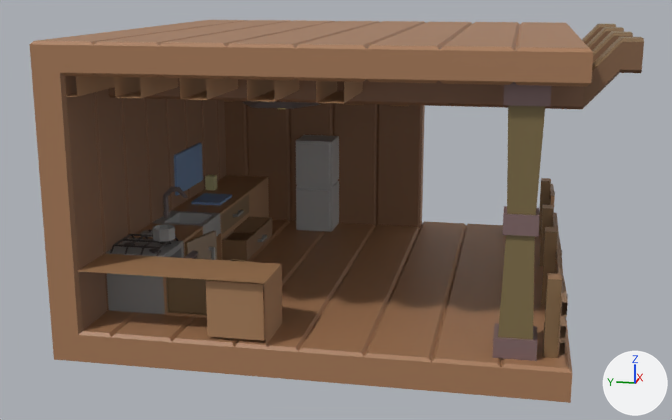
The FBX model Assets/3DModels/Buildings/Productions/Kitchen/Kitchen_Level_01_StraightRight.fbx, before and after one commit.
Rendered twice from a camera (50 mm lens) standing at (-16.72, -3.13, 5.85) and looking at (-0.31, 0.16, 1.75). Lighting does not change. The marker at lower right points along +X, +Y and +Z. The first picture is the older version. Where no turn or scale is listed for an object, it has been applied to the vertices. Vertices at exactly the same position are counted once.

In view in the first picture: 'Kitchen_Level_01_StraightRight'.
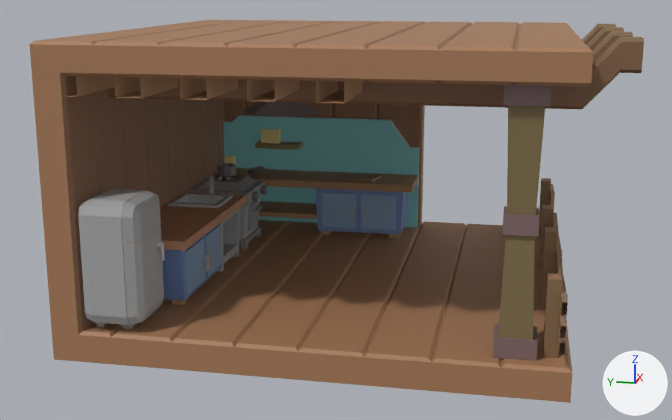
Where the newer file only moved an object's origin or applied its transform, the numbers keep the older frame.

Patch to the scene script:
```diff
--- a/Assets/3DModels/Buildings/Productions/Kitchen/Kitchen_Level_01_StraightRight.fbx.py
+++ b/Assets/3DModels/Buildings/Productions/Kitchen/Kitchen_Level_01_StraightRight.fbx.py
@@ me_cube_035 @@
 # used by ob_kitchen_level_01_straightright; location = (0.0, 0.0, 0.0)
-me_cube_035.from_pydata(...)  # 1815 vertices, 1624 faces; spans x -4.0..4.0, y -4.8..4.0, z 0.0..5.05
+me_cube_035.from_pydata(...)  # 2157 vertices, 1881 faces; spans x -4.0..4.0, y -4.8..4.0, z 0.0..5.05
+# me_cube_035 part 1: the loose piece of 32 vertices spanning x -2.53..-2.13, y 2.52..2.92, z 1.61..1.81 is scaled about its middle by (-1.03, 1.03, 1.02), then moved by (3.88, 0.13, 0.32)
+# me_cube_035 part 2: 6 loose pieces with 255 vertices, spanning x -2.98..2.1, y 2.59..3.46, z 0.6..2.1, are deleted
+# me_cube_035 part 3: 398 vertices removed from x -4.0..3.5, y 0.5..3.5, z 0.5..2.55; 995 vertices added at x -4.0..3.5, y -0.95..3.5, z 0.5..2.9
+# me_cube_035 part 4: 30 vertices moved from x -0.65..0.65, y 0.5..2.0, z 3.55..4.0 to x -0.65..0.65, y 0.5..2.0, z 3.4..3.85
 me_cube_035.materials.append(mat_palette)
-me_cube_035.materials.append(mat_palette_001)  # picture img_palettetexture_png
```

Pixel boxes (x1, y1, x2, y2) of what changed, in the pictures (672 x 420 px; the box of a moved part takes in the faces that stretch with it):
part 1 of me_cube_035, moved or reshaped
    before: (152, 224, 175, 242)
    after: (217, 163, 236, 176)
part 2 of me_cube_035, deleted
    before: (110, 174, 232, 256)
part 3 of me_cube_035, built on
    before: (78, 135, 339, 345)
    after: (78, 115, 419, 329)
part 4 of me_cube_035, moved or reshaped
    before: (243, 101, 321, 109)
    after: (243, 101, 321, 118)
